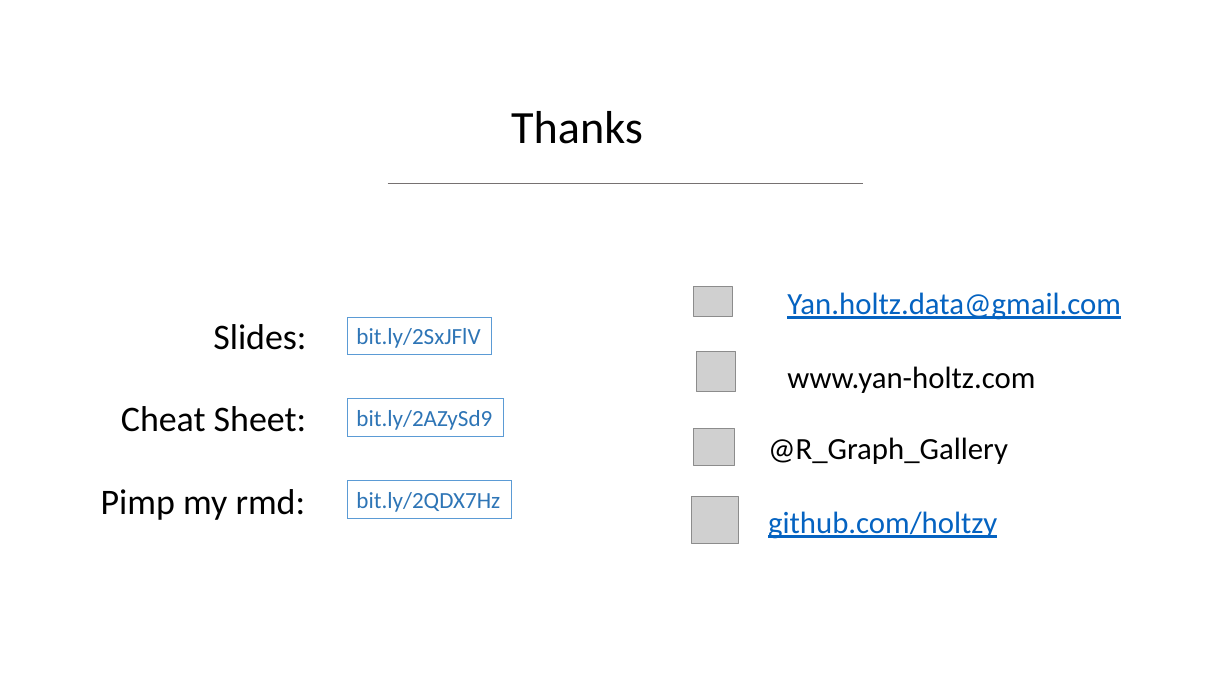
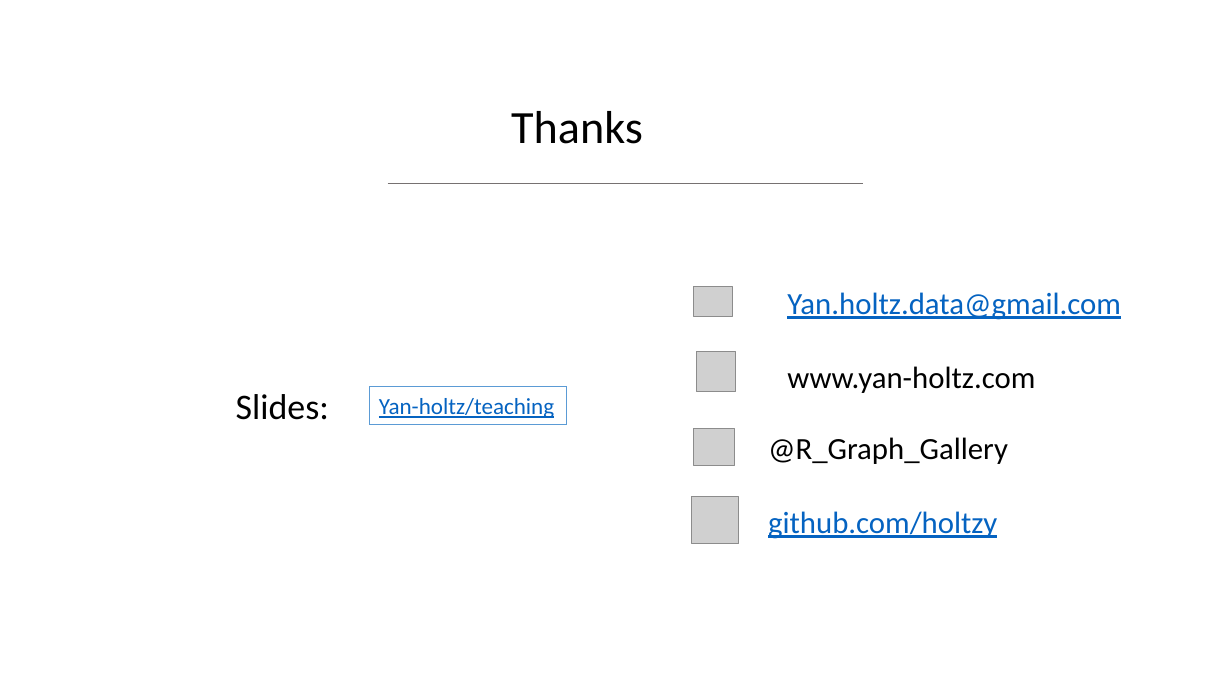
Before and after one commit to holtzy/Teaching, a slide deck: slide 15 of Ggplot2_basic.pptx (slide 4 before the commit). Drawn at 1232x693 pixels with LibreOffice and Linux fonts; fonts in the diff are those of the drawing; grey boxes stand for pictures; background and template pictures are left out. Boxes give left, top, right and bottom in pixels: in the first picture for what was removed or moved away, otherwise in the second. Text is boxed around its words. In the diff, an @@ line names an element or a change of style, - is before the commit and + after.

```diff
--- a/Ggplot2_basic.pptx
+++ b/Ggplot2_basic.pptx
@@ text "Slides:": place and size @@
-text "Slides:" at box(213, 324, 306, 350)
+text "Slides:" at box(236, 394, 329, 420)
@@ rectangle "Yan-holtz/teaching": place and size @@
-rectangle "Yan-holtz/teaching" at box(348, 317, 492, 354)
+rectangle "Yan-holtz/teaching" at box(370, 387, 567, 424)
@@ text removed at box(121, 406, 306, 432) @@
-Cheat Sheet:
@@ rectangle removed at box(348, 399, 504, 436) @@
-bit.ly/2AZySd9
@@ text in rectangle at box(379, 398, 554, 418): text changed; text colour #2E75B6 to #0563C1 @@
-bit.ly/2SxJFlV
+Yan-holtz/teaching
@@ text removed at box(101, 489, 306, 520) @@
-Pimp my rmd:
@@ rectangle removed at box(348, 482, 512, 518) @@
-bit.ly/2QDX7Hz
```
Also in this commit, not shown: 13 slides added, 2 slides removed, 2 other files.
